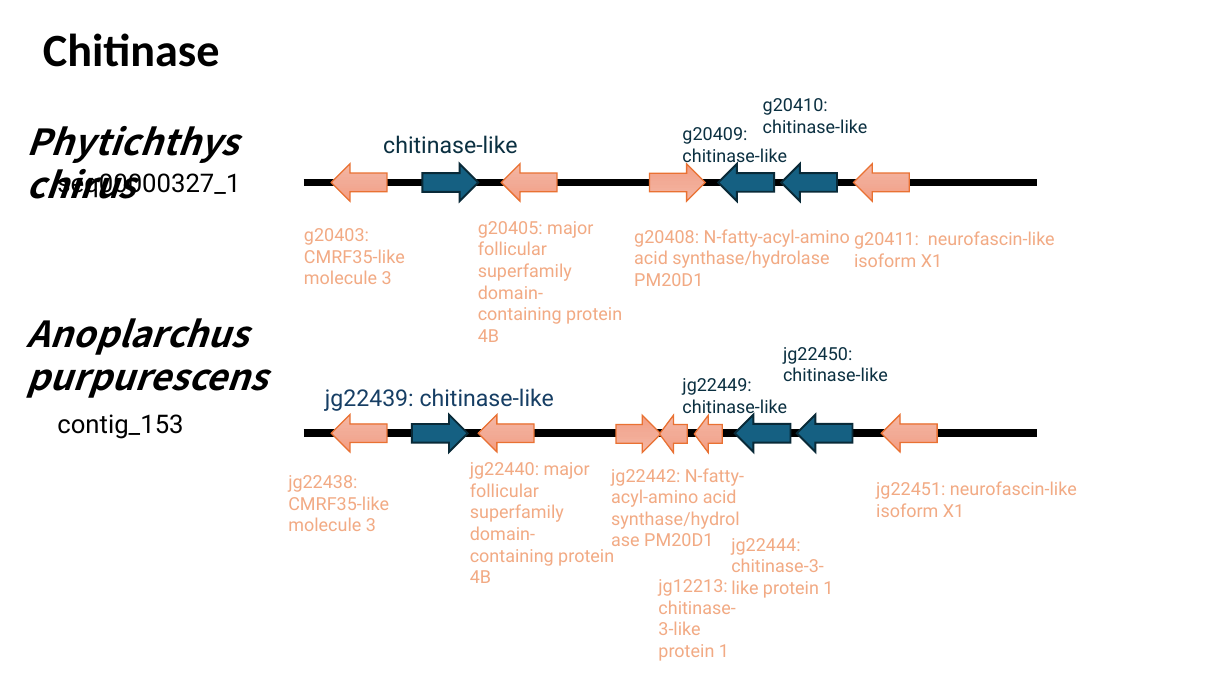
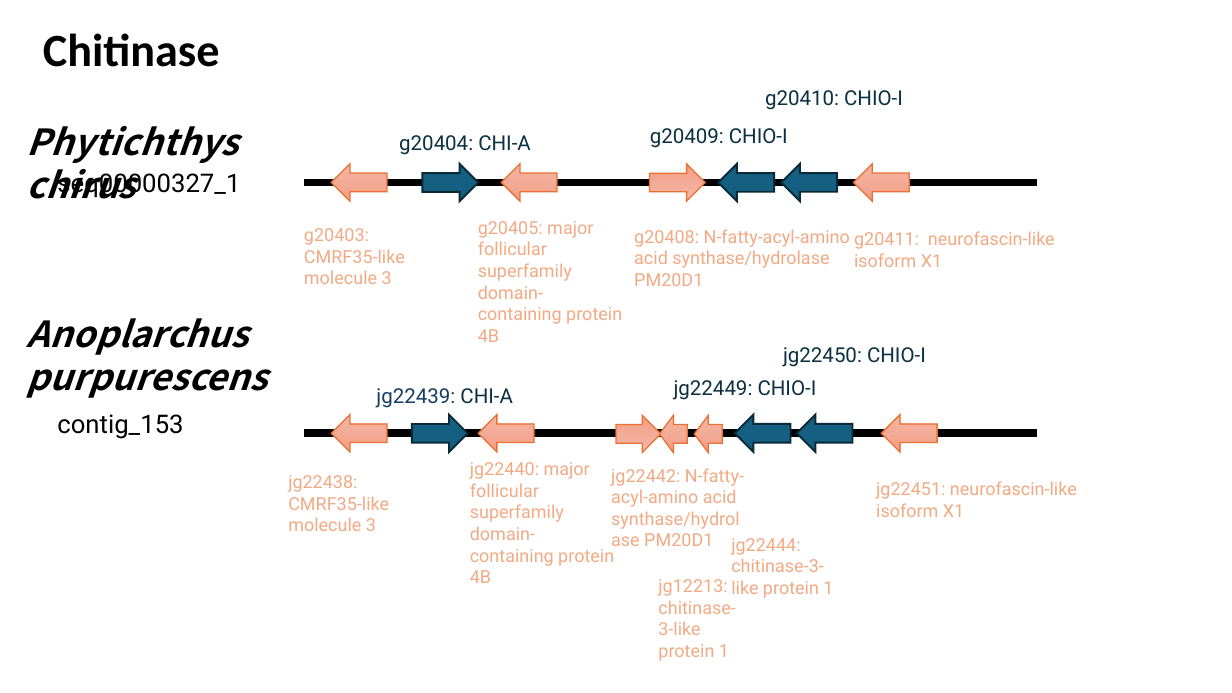
Before and after one commit to jyw-atgithub/fish-genome, a slide deck: slide 1 of synteny.pptx. Drawn at 1232x693 pixels with LibreOffice and Linux fonts; fonts in the diff are those of the drawing. Boxes give left, top, right and bottom in pixels: in the first picture for what was removed or moved away, otherwise in the second. Text is boxed around its words. In the diff, an @@ line names an element or a change of style, - is before the commit and + after.

```diff
--- a/synteny.pptx
+++ b/synteny.pptx
@@ text at [765, 90, 903, 110]: text changed; size 14 to 16 pt @@
-g20410: chitinase-like
+g20410: CHIO-I
@@ text at [399, 135, 531, 155]: text changed; size 18 to 16 pt @@
-chitinase-like
+g20404: CHI-A
@@ text at [650, 128, 788, 148]: text changed; size 14 to 16 pt @@
-g20409: chitinase-like
+g20409: CHIO-I
@@ text at [783, 347, 926, 367]: text changed; size 14 to 16 pt @@
-jg22450: chitinase-like
+jg22450: CHIO-I
@@ text at [376, 388, 512, 408]: text changed; size 18 to 16 pt @@
-jg22439: chitinase-like
+jg22439: CHI-A
@@ text at [674, 380, 817, 400]: text changed; size 14 to 16 pt @@
-jg22449: chitinase-like
+jg22449: CHIO-I
```
Also in this commit, not shown: 2 other slides changed, 1 slide added, 1 slide removed, 5 other files.
